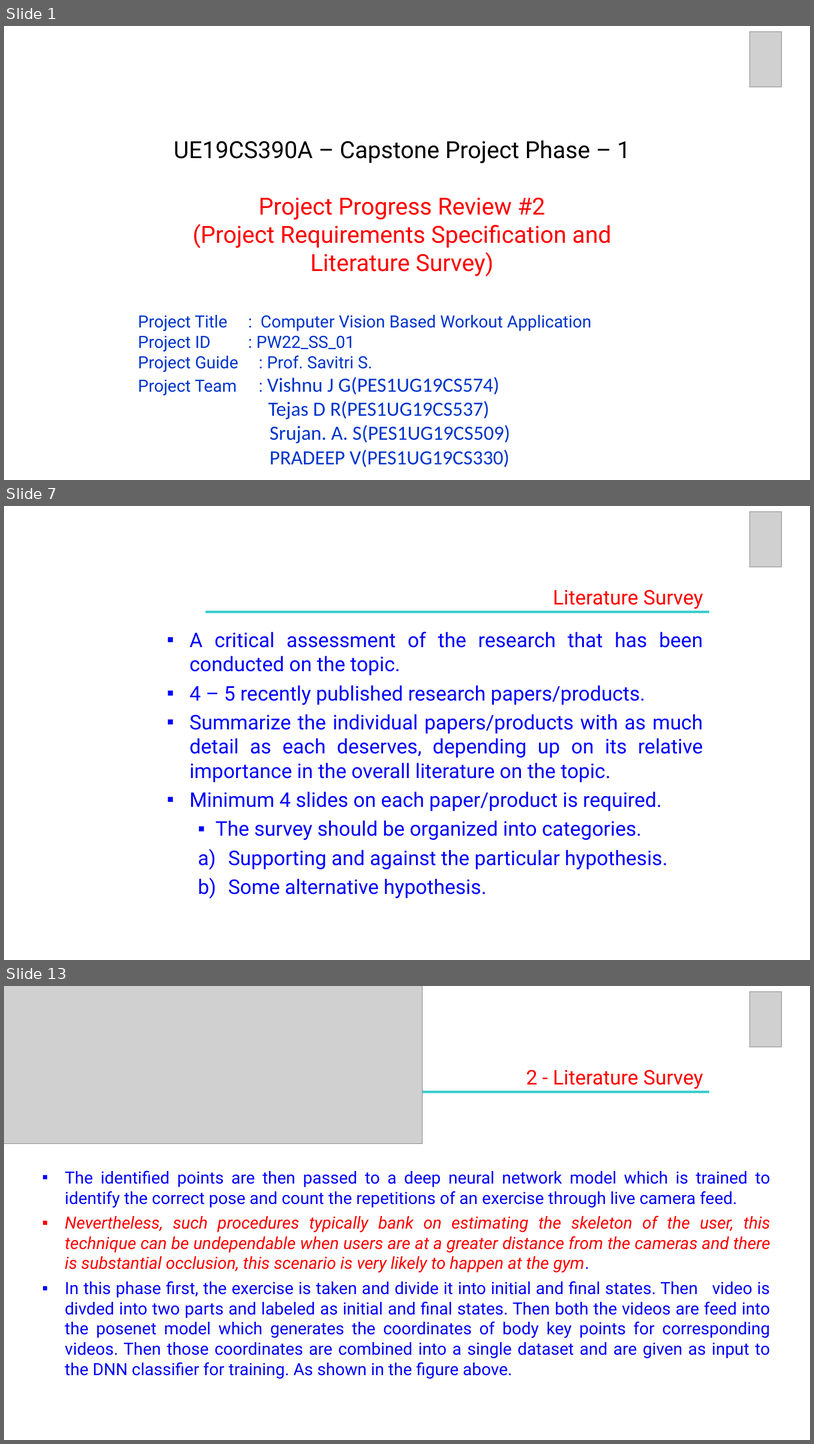
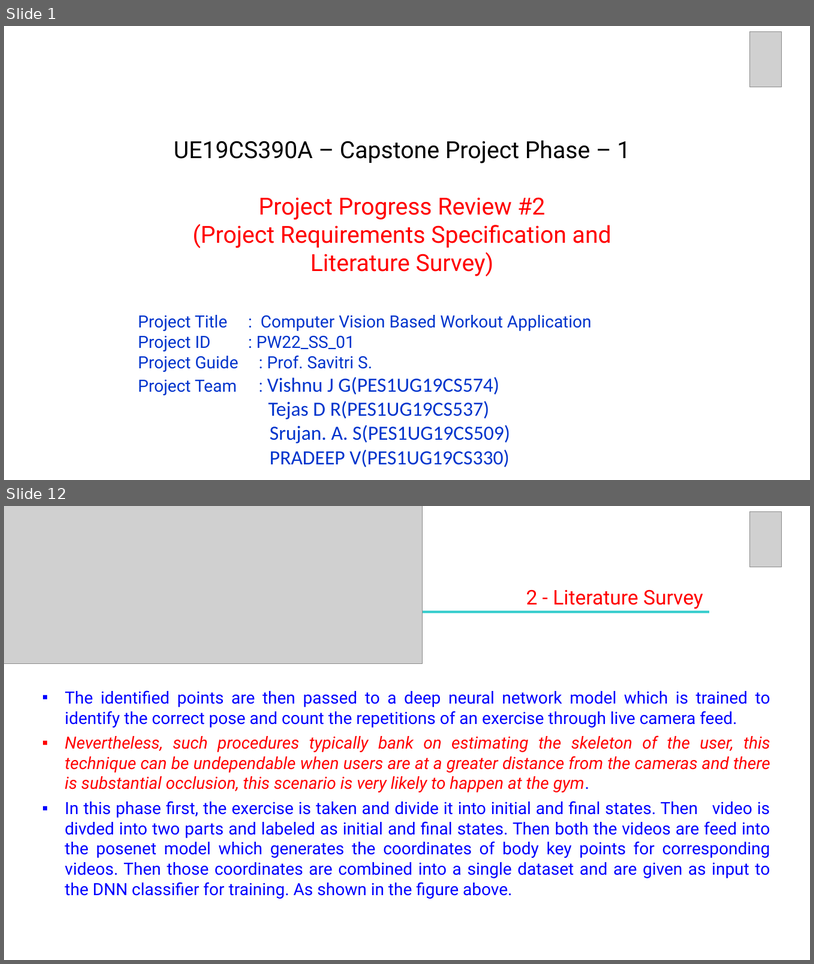
Before and after one commit to VishnuJG/CV-Workout, a slide deck: LiteratureSurvey/UE19CS390A_REVIEW 2.pptx. Shown one above the other, each under a label of ours: slides 1, 7 and 13 before the commit, slides 1 and 12 after it; the slides between them are not shown. The pictures are 814x1444 and 814x964 pixels, drawn with LibreOffice and Linux fonts; fonts in the diff are those of the drawing; grey boxes stand for pictures. Boxes give left, top, right and bottom in pixels: in the first picture for what was removed or moved away, otherwise in the second. Text is boxed around its words. In the diff, an @@ line names an element or a change of style, - is before the commit and + after.

```diff
--- a/LiteratureSurvey/UE19CS390A_REVIEW 2.pptx
+++ b/LiteratureSurvey/UE19CS390A_REVIEW 2.pptx
@@ slide 7 removed at (4, 506, 810, 960), background #FFFFFF @@
@@ picture removed at (750, 511, 783, 567) @@
@@ text removed at (553, 589, 704, 609) @@
-Literature Survey
@@ rectangle removed at (206, 610, 710, 613) @@
@@ text removed at (189, 631, 703, 898) @@
-▪ A critical assessment of the research that has been conducted on the topic.
-▪ 4 – 5 recently published research papers/products.
-▪ Summarize the individual papers/products with as much detail as each deserves, depending up on its relative importance in the overall literature on the topic.
-▪ Minimum 4 slides on each paper/product is required.
-  ▪ The survey should be organized into categories.
-  a) Supporting and against the particular hypothesis.
-  b) Some alternative hypothesis.
@@ what was slide 13 is now slide 12 @@
```
Also in this commit, not shown: 18 slides changed, 7 slides added, 2 other slides removed, 1 other file.
